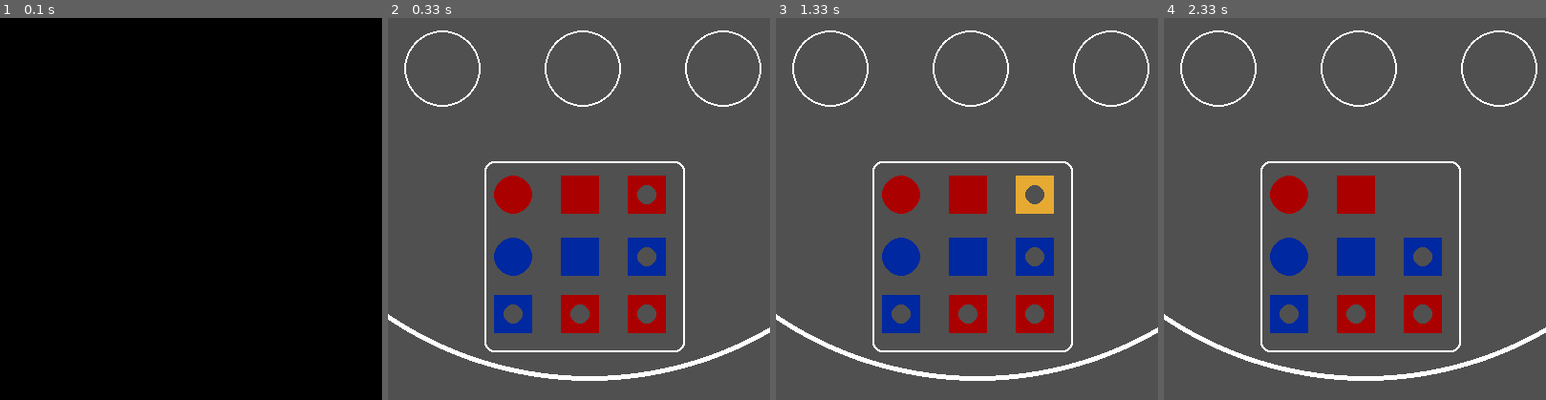
Above: before the commit, frames 1-4 (left to right).
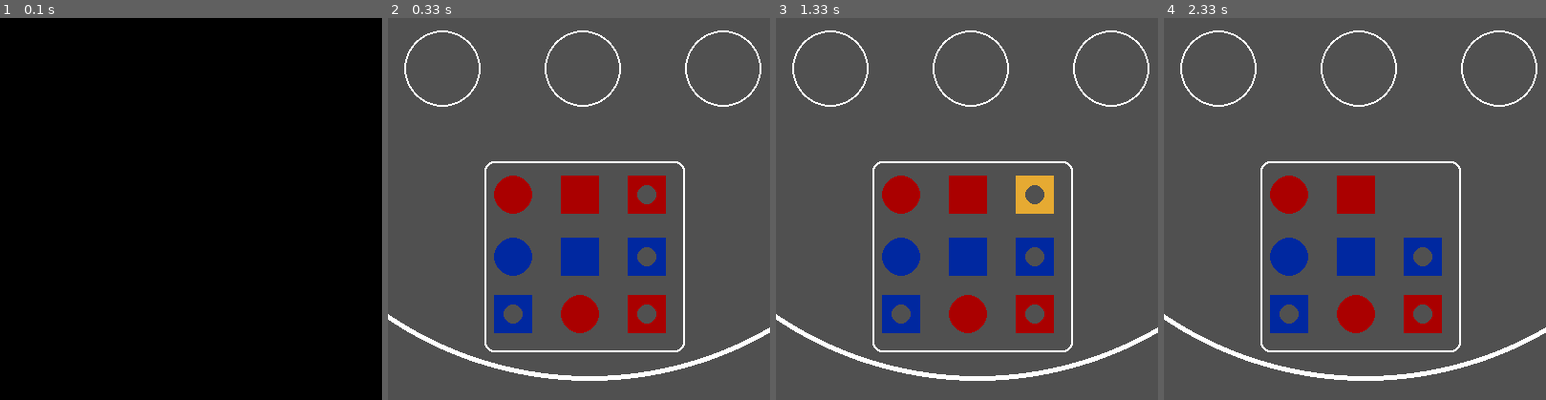
Above: after the commit, the same moments.

Repository: Jakub93-vim/PyGame
Game: pygame game, started from Quarto Game.py
Same seed, same stepped clock (60 frames per second), same inputs: the game is played once before the commit and once after it.
Inputs (mouse positions are % of the whole screen's width and height, from its top left):
- Up to frame 1 (0.1 s): no input
- Up to frame 2 (0.33 s): no input
- Up to frame 3 (1.33 s): click (50, 50) at 0.45 s; click (60, 72) at 0.87 s
- Up to frame 4 (2.33 s): click (52, 16) at 1.87 s
The pictures show only the part of the screen within x 24-74%, y 50-100%; the shares and areas given below are measured in that part.

Frame 1 is identical in both runs. In frame 2, 0.4% of the frame differs, in the area x 45-56%, y 72-83%; in frame 3, 0.4%; in frame 4, 0.4%.

Commit message:
Game logic evaluation

Diff:
--- a/Quarto Game.py
+++ b/Quarto Game.py
@@ -79,7 +79,7 @@
 Red_2 = Token(1,'rect', red , False, (390,585), 40)
 Red_3 = Token(1,'rect', red , True, (460,585), 40)
 Red_4 = Token(1,'rect', red , True, (460,710), 40)
-Red_5 = Token(1,'rect', red , True, (390,710), 40)
+Red_5 = Token(1,'circle', red , False, (390,710), 40)
 
 Blue_1 = Token(2,'circle', blue , False, (320,650), 40)
 Blue_2 = Token(2,'rect', blue , False, (390,650), 40)
@@ -155,13 +155,14 @@
         win.blit(label, (20, 20))
     pygame.display.update()
 
+
 def mainLoop ():
 
     numOfClicks = 0 # counts num of clicks from the user
-    winPosition = []
 
     global PlayerRed, PlayerBlue
     PlayerRed = False
+    gameEvaluation = [[0,0,0],[0,0,0],[0,0,0]]
     while run:
 
         for event in pygame.event.get():
@@ -186,20 +187,22 @@
 
                     print (x.position, positionDict.get('B2'))
 
-        winPosition = [['A1','A2','A3'], ['B1','B2','B3']]
-        for token in tokens: #TODO game logic and evaluation of the win/lose
+            print (gameEvaluation, gameEvaluation[0][0])
+
+        for token in tokens:
             if token.shape == 'circle':
-                for x in winPosition:
-                    n=0
-                    while n < 2:
-                        n += 1
-                        if tuple (token.position) == positionDict.get(x[n]):
-
-                            PlayerRed = True
+                if tuple (token.position) == positionDict.get('A1'):
+                    gameEvaluation[0][0] = 1
+                elif tuple (token.position) == positionDict.get('A2'):
+                    gameEvaluation[0][1] = 1
+                elif tuple (token.position) == positionDict.get('A3'):
+                    gameEvaluation[0][2] = 1
+
+        if gameEvaluation[0][0] == 1 and gameEvaluation[0][1]==1 and gameEvaluation[0][2]==1:
+            PlayerRed = True
 
 
         pygame.time.delay(150)
-
         redrawWindow()
 
 
